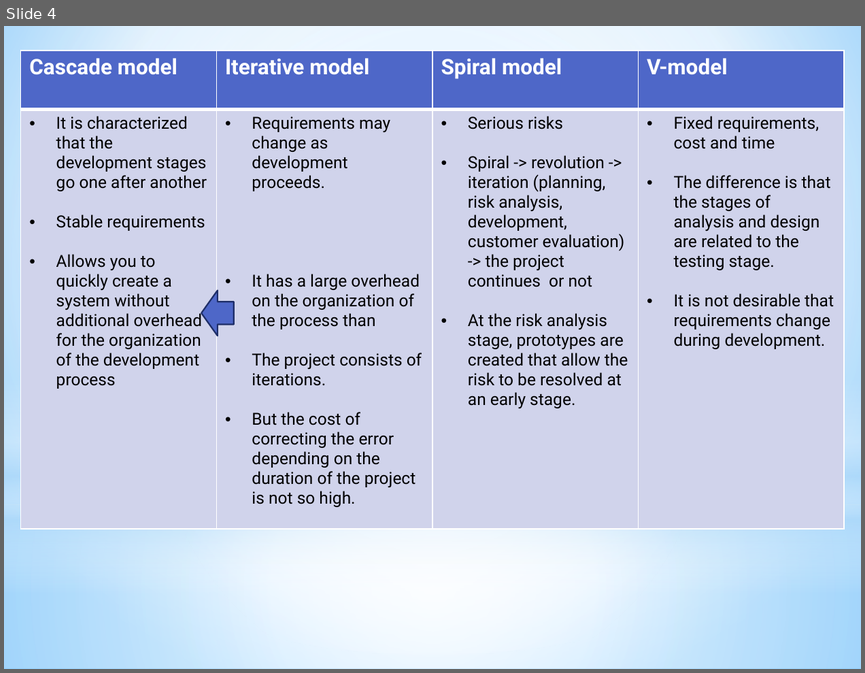
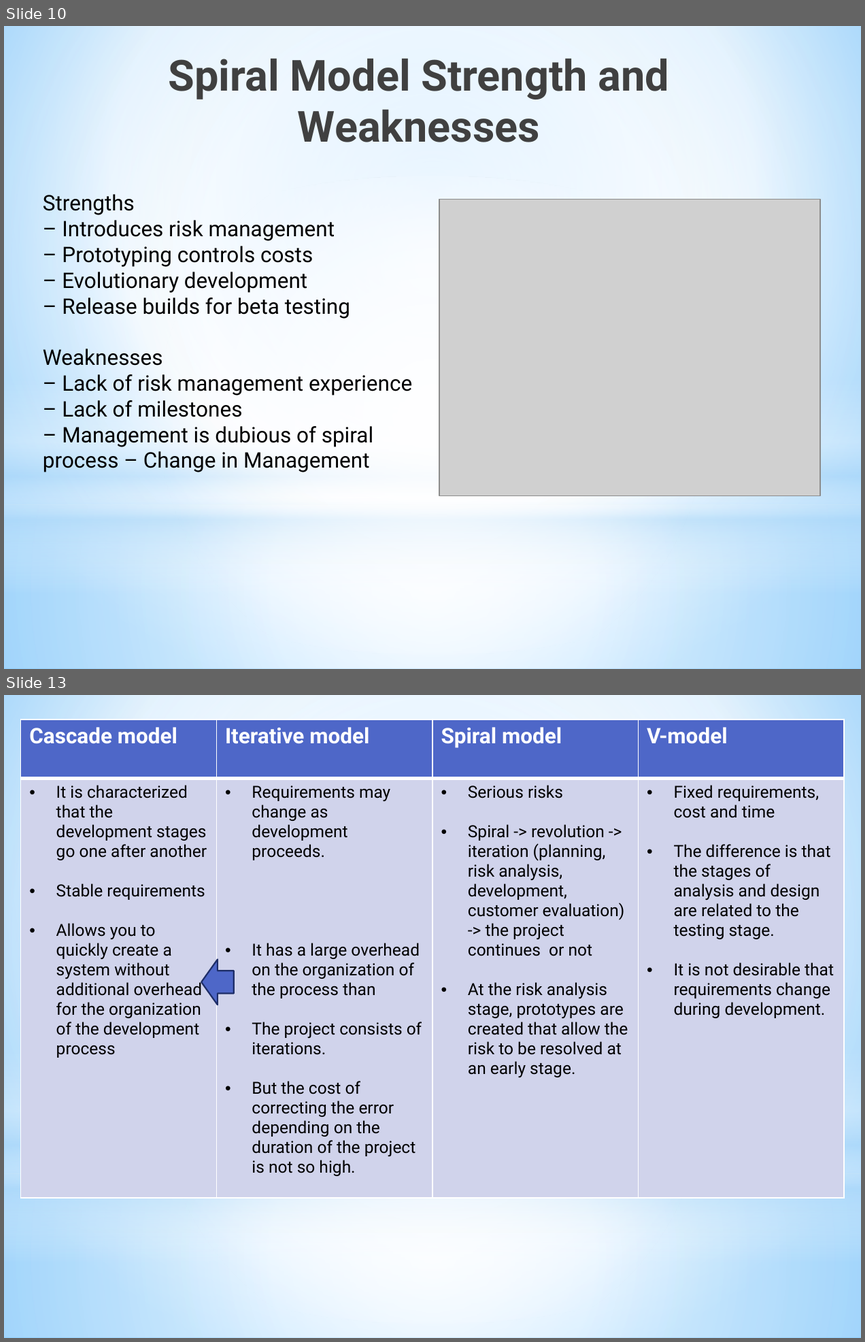
Before and after one commit to Olga-Ryma/HomeWorkTesting, a slide deck: Methodologies_Olga_Rymarchuk.pptx. Shown one above the other, each under a label of ours: slide 4 before the commit, slides 10 and 13 after it; the slides between them are not shown. The pictures are 865x673 and 865x1342 pixels, drawn with LibreOffice and Linux fonts; fonts in the diff are those of the drawing; grey boxes stand for pictures. Boxes give left, top, right and bottom in pixels: in the first picture for what was removed or moved away, otherwise in the second. Text is boxed around its words. In the diff, an @@ line names an element or a change of style, - is before the commit and + after.

Commit message:
Update Methodologies_Olga_Rymarchuk.pptx
added  list pluses and minuses  for every methodology
added content pictures

```diff
--- a/Methodologies_Olga_Rymarchuk.pptx
+++ b/Methodologies_Olga_Rymarchuk.pptx
@@ slide 10 added at (x1=4, y1=26, x2=861, y2=669), background gradient #9ED5FF to #FFFFFF to #5BB9FF; not listed: 4 template elements that a slide beside it also shows @@
@@ title added at (x1=169, y1=58, x2=669, y2=142), 36 pt, text gradient #000000 to #404040 to #212745, bold @@
+Spiral Model Strength and Weaknesses
@@ text added at (x1=43, y1=194, x2=412, y2=472), 18 pt, text #000000 @@
+Strengths
+– Introduces risk management
+– Prototyping controls costs
+– Evolutionary development
+– Release builds for beta testing
+Weaknesses
+– Lack of risk management experience
+– Lack of milestones
+– Management is dubious of spiral process – Change in Management
@@ picture added at (x1=439, y1=199, x2=820, y2=495) @@
@@ what was slide 4 is now slide 13 @@
```
Also in this commit, not shown: 3 slides changed, 8 other slides added.
